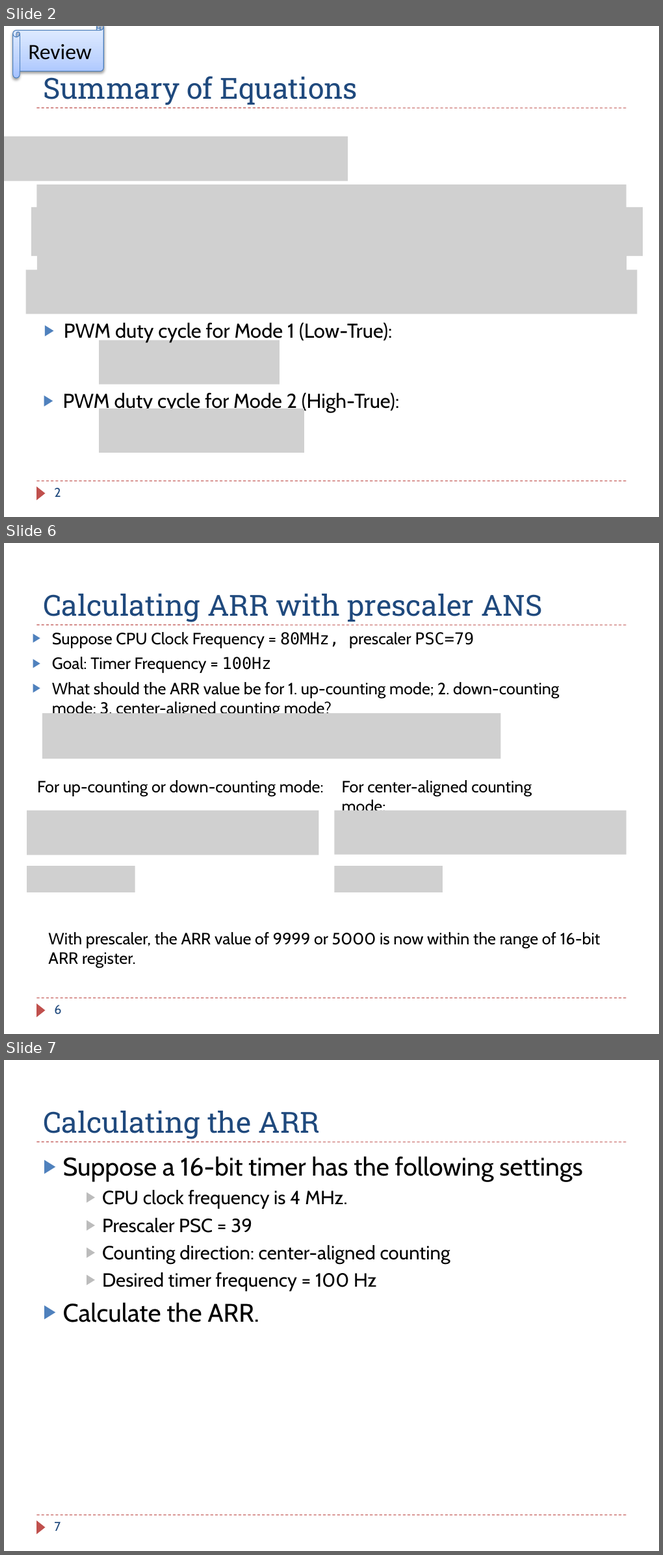
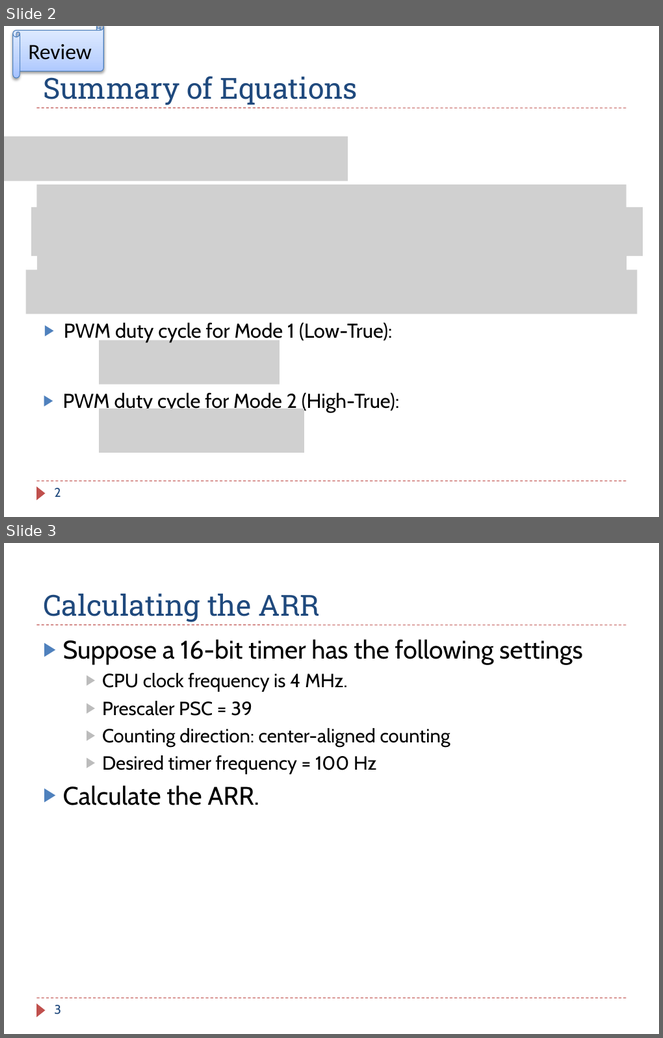
Before and after one commit to guhofstra/CSC111Fa25, a slide deck: PPTs/Ch16_Timer_PWM Exercises ANS.pptx. Shown one above the other, each under a label of ours: slides 2, 6 and 7 before the commit, slides 2 and 3 after it; the slides between them are not shown. The pictures are 663x1555 and 663x1038 pixels, drawn with LibreOffice and Linux fonts; fonts in the diff are those of the drawing; grey boxes stand for pictures. Boxes give left, top, right and bottom in pixels: in the first picture for what was removed or moved away, otherwise in the second. Text is boxed around its words. In the diff, an @@ line names an element or a change of style, - is before the commit and + after.

```diff
--- a/PPTs/Ch16_Timer_PWM Exercises ANS.pptx
+++ b/PPTs/Ch16_Timer_PWM Exercises ANS.pptx
@@ slide 6 removed at [4,543,659,1034], background #FFFFFF; not listed: 3 template elements that a slide beside it also shows @@
@@ title removed at [43,594,543,622] @@
-Calculating ARR with prescaler ANS
@@ text removed at [52,632,559,718] @@
-▶ Suppose CPU Clock Frequency = 80MHz, prescaler PSC=79
-▶ Goal: Timer Frequency = 100Hz
-▶ What should the ARR value be for 1. up-counting mode; 2. down-counting mode; 3. center-aligned counting mode?
@@ picture removed at [42,713,501,759] @@
@@ text removed at [37,780,324,797] @@
-For up-counting or down-counting mode:
@@ text removed at [342,780,532,811] @@
-For center-aligned counting mode:
@@ picture removed at [27,810,319,855] @@
@@ picture removed at [334,810,627,854] @@
@@ picture removed at [27,866,135,892] @@
@@ picture removed at [334,866,442,892] @@
@@ text removed at [48,932,601,968] @@
-With prescaler, the ARR value of 9999 or 5000 is now within the range of 16-bit ARR register.
@@ page number removed at [54,1005,61,1015] @@
-6
@@ what was slide 7 is now slide 3 @@
@@ page number at [54,1005,61,1015]: text changed @@
-7
+3
```
Also in this commit, not shown: 3 other slides removed, 9 other files.
